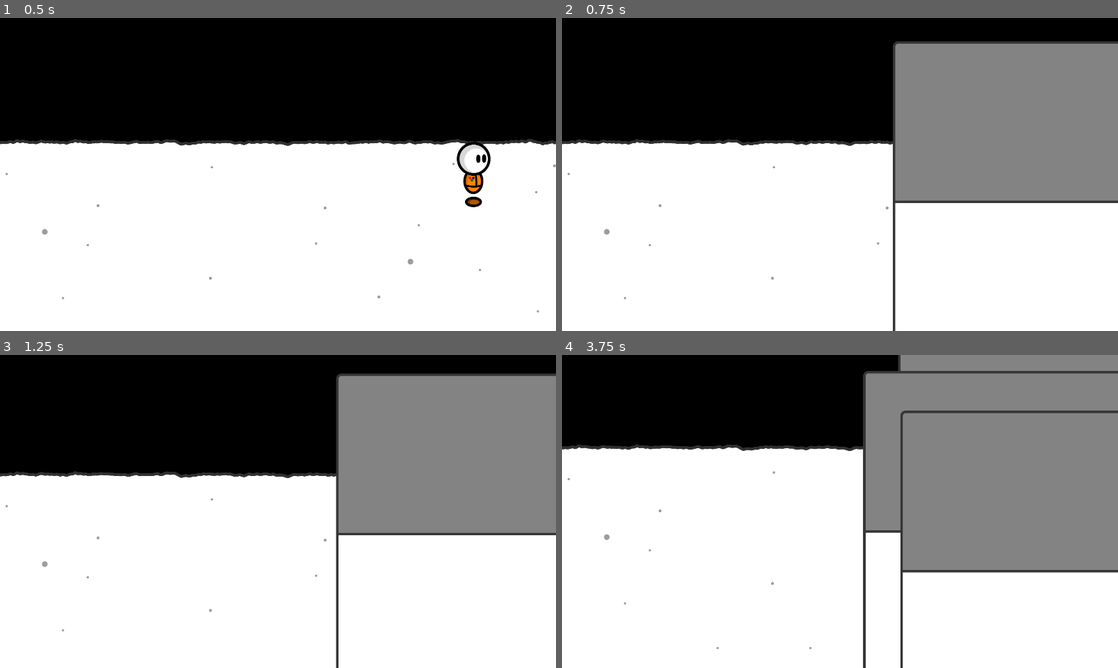
Above: before the commit, frames 1-4 (two rows, left to right).
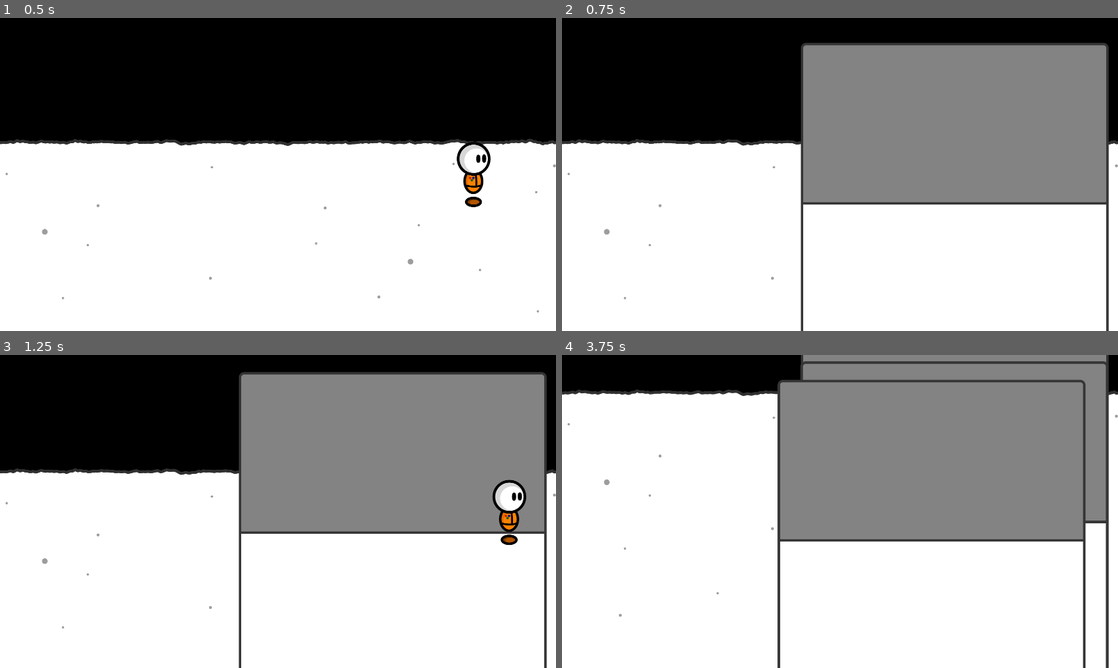
Above: after the commit, the same moments.

Repository: fupicat/szabandoned-0
Game: Godot game, scene res://Scenes/Places/House.tscn
Same seed, same stepped clock (60 frames per second), same inputs: the game is played once before the commit and once after it.
Inputs:
- Up to frame 1 (0.5 s): no input
- Up to frame 2 (0.75 s): tap Enter at 0.5 s; hold Right (right) from 0.53 s (still down); hold 1 (1) from 0.53 s (still down)
- Up to frame 3 (1.25 s): keep holding Right (right); keep holding 1 (1); tap X (action) at 0.8 s
- Up to frame 4 (3.75 s): release Right (right) at 1.28 s; release 1 (1) at 1.28 s; hold Down (down) 1.28-2.03 s; tap X (action) at 1.35, 2.3, 2.85 s; tap 1 (1) at 1.55, 3.05 s; hold Right (right) 2.03-2.78 s; hold 1 (1) 2.03-2.78 s; hold Up (up) 2.78-3.53 s; hold Left (left) from 3.53 s (still down); hold Z (run) from 3.53 s (still down)

Frame 1 is identical in both runs. In frame 2, 11% of the frame differs, in the area x 42-100%, y 7-100%; in frame 3, 13%; in frame 4, 25%, in the area x 0-100%, y 0-100%.

Commit message:
Fixed room adding

Diff:
--- a/Scenes/Placeables/SmallRoom.tscn
+++ b/Scenes/Placeables/SmallRoom.tscn
@@ -4,7 +4,7 @@
 [ext_resource path="res://Art/Placeables/SmallRoom.png" type="Texture" id=2]
 
 [sub_resource type="RectangleShape2D" id=1]
-extents = Vector2( 737.784, 67.5029 )
+extents = Vector2( 737.784, 74.2851 )
 
 [sub_resource type="RectangleShape2D" id=2]
 extents = Vector2( 732.022, 369.606 )
@@ -16,18 +16,18 @@
 }
 
 [node name="Sprite" type="Sprite" parent="."]
-position = Vector2( 0, 197.96 )
+position = Vector2( 0, 205.326 )
 texture = ExtResource( 2 )
 offset = Vector2( -0.698349, -20.4878 )
 
-[node name="CollisionShape2D" type="CollisionShape2D" parent="."]
-position = Vector2( 0, -68.2879 )
+[node name="Col" type="CollisionShape2D" parent="."]
+position = Vector2( 0, -60.9214 )
 shape = SubResource( 1 )
 
 [node name="Wall" type="Area2D" parent="."]
-position = Vector2( 0, -388.915 )
+position = Vector2( 0, -381.549 )
 
-[node name="CollisionShape2D" type="CollisionShape2D" parent="Wall"]
+[node name="WallCol" type="CollisionShape2D" parent="Wall"]
 shape = SubResource( 2 )
 
 [node name="Objects" type="Node2D" parent="Wall"]
--- a/Scenes/Places/House.tscn
+++ b/Scenes/Places/House.tscn
@@ -16,6 +16,7 @@
 [node name="Player" parent="." instance=ExtResource( 2 )]
 position = Vector2( 3101.51, 1273.6 )
 z_index = 1
+collision/safe_margin = 2.0
 
 [node name="Grama" type="StaticBody2D" parent="."]
 position = Vector2( 0, 2838.04 )
--- a/Scenes/Places/Placeable.gd
+++ b/Scenes/Places/Placeable.gd
@@ -16,3 +16,4 @@
 func _input(event):
     if event.is_action_pressed("action"):
         move = false
+        $Col.disabled = false
--- a/Scripts/Places/House.gd
+++ b/Scripts/Places/House.gd
@@ -1,6 +1,7 @@
 extends Node2D
 
 var old_xy = Vector2(0, 0)
+var old_col = null
 
 func _ready():
     $Player/Camera2D.limit_left = -3500
@@ -11,11 +12,14 @@
     if event.is_action_pressed("1"):
         old_xy = $Player.global_position
         $Player.hide()
-        $Player/CollisionShape2D.disabled = true
+        old_col = $Player/CollisionShape2D.shape
         var obj = load("res://Scenes/Placeables/SmallRoom.tscn").instance()
         add_child(obj)
+        obj.get_node("Col").disabled = true
+        $Player/CollisionShape2D.shape = obj.get_node("Col").shape
         obj.move = true
     if event.is_action_pressed("action"):
         $Player.global_position = old_xy
+        $Player/CollisionShape2D.shape = old_col
         $Player.show()
         $Player/CollisionShape2D.disabled = false
